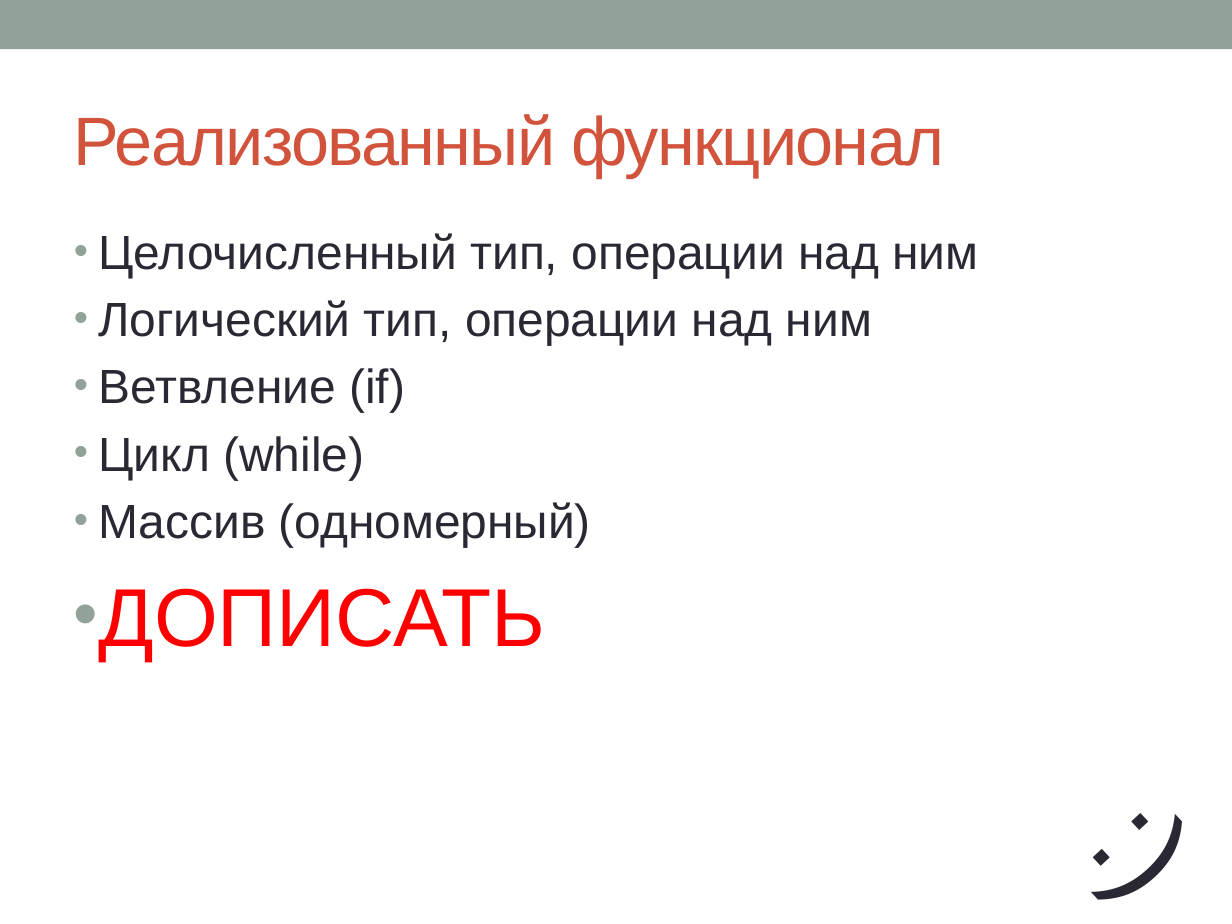
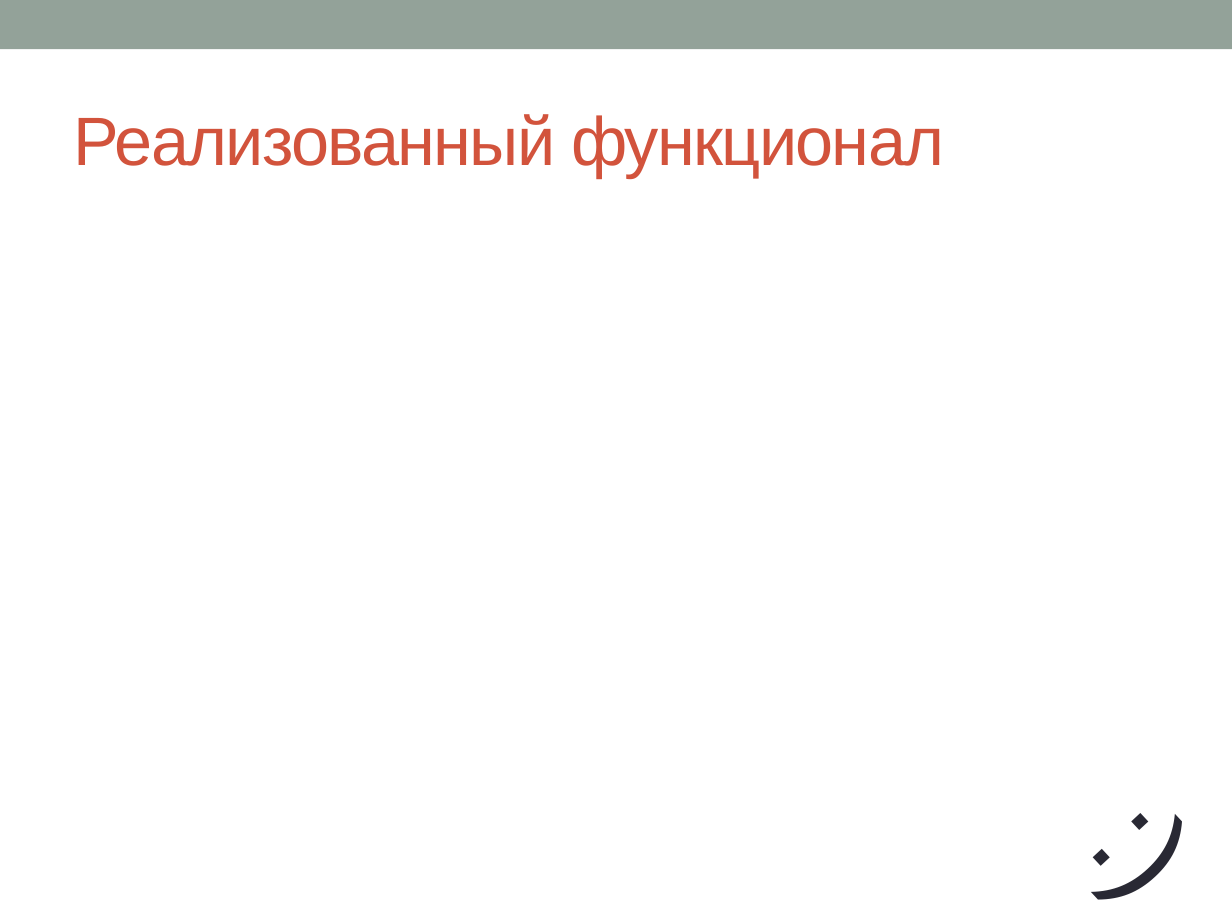
Before and after one commit to nikita-vanyasin/compiler, a slide deck: slide 16 of docs/Py.pptx (slide 14 before the commit). Drawn at 1232x924 pixels with LibreOffice and Linux fonts; fonts in the diff are those of the drawing. Boxes give left, top, right and bottom in pixels: in the first picture for what was removed or moved away, otherwise in the second. Text is boxed around its words. In the diff, an @@ line names an element or a change of style, - is before the commit and + after.

```diff
--- a/docs/Py.pptx
+++ b/docs/Py.pptx
@@ text removed at (x1=99, y1=233, x2=978, y2=661) @@
-• Целочисленный тип, операции над ним
-• Логический тип, операции над ним
-• Ветвление (if)
-• Цикл (while)
-• Массив (одномерный)
-• ДОПИСАТЬ
```
Also in this commit, not shown: 6 other slides changed, 4 slides added, 1 slide removed, 11 other files.
